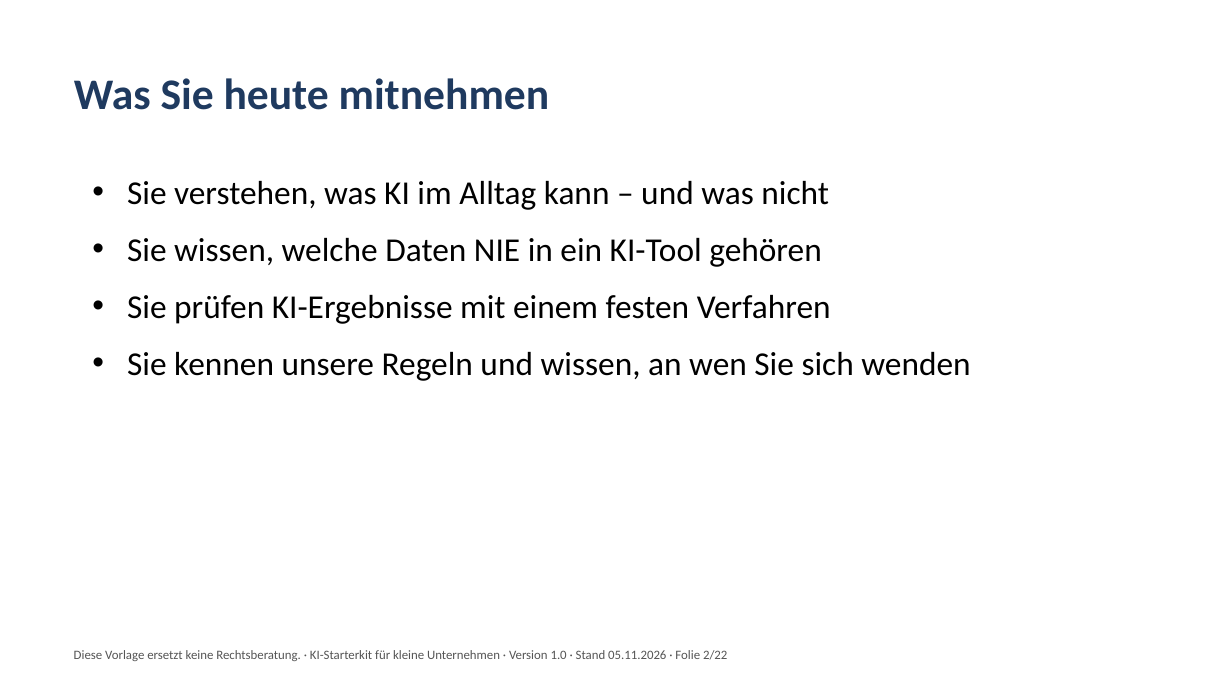
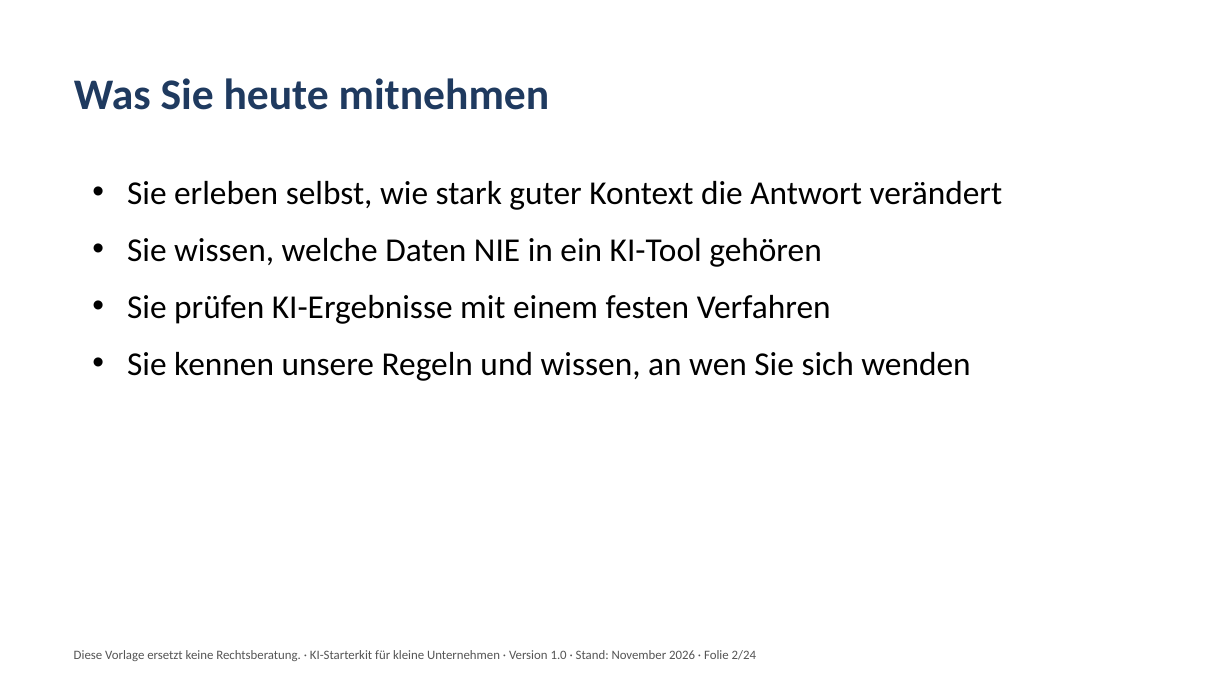
Before and after one commit to ankefischer99-eng/letter-lift-sitemap, a slide deck: slide 2 of company/deliveries/produkt-ki-starterkit-v1/KI-Schulung.pptx. Drawn at 1232x693 pixels with LibreOffice and Linux fonts; fonts in the diff are those of the drawing. Boxes give left, top, right and bottom in pixels: in the first picture for what was removed or moved away, otherwise in the second. Text is boxed around its words. In the diff, an @@ line names an element or a change of style, - is before the commit and + after.

```diff
--- a/company/deliveries/produkt-ki-starterkit-v1/KI-Schulung.pptx
+++ b/company/deliveries/produkt-ki-starterkit-v1/KI-Schulung.pptx
@@ text at box(127, 181, 1003, 210): text changed @@
-• Sie verstehen, was KI im Alltag kann – und was nicht
+• Sie erleben selbst, wie stark guter Kontext die Antwort verändert
@@ text at box(74, 650, 756, 661): text changed @@
-Diese Vorlage ersetzt keine Rechtsberatung. · KI-Starterkit für kleine Unternehmen · Version 1.0 · Stand 05.11.2026 · Folie 2/22
+Diese Vorlage ersetzt keine Rechtsberatung. · KI-Starterkit für kleine Unternehmen · Version 1.0 · Stand: November 2026 · Folie 2/24
```
Also in this commit, not shown: 20 other slides changed, 3 slides added, 1 slide removed, 19 other files.
